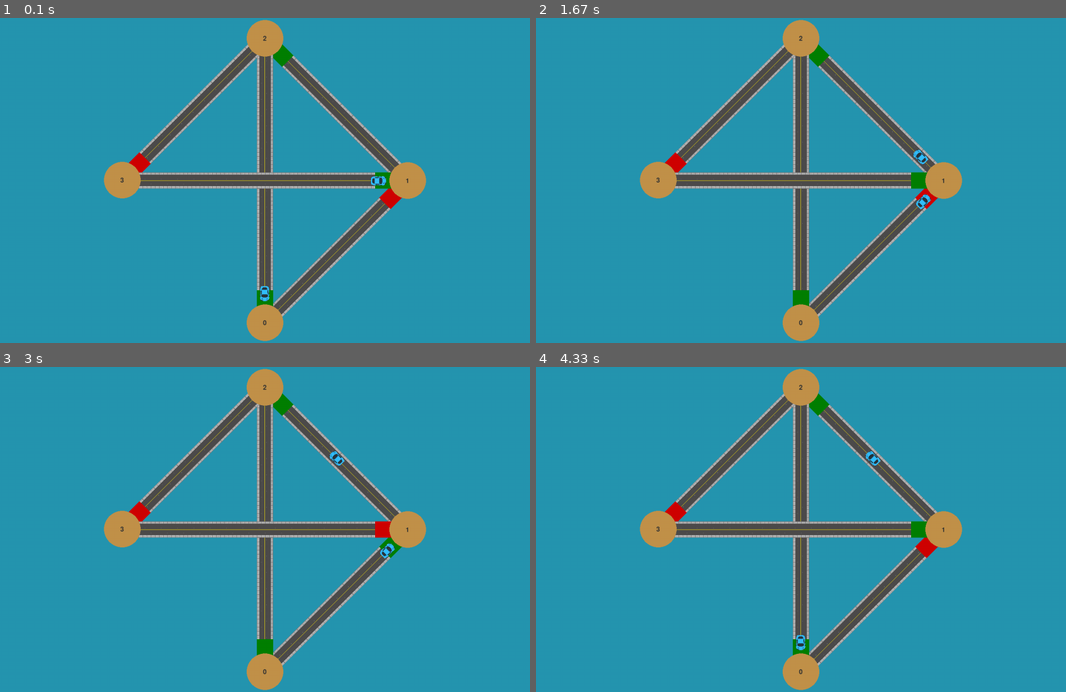
Above: before the commit, frames 1-4 (two rows, left to right).
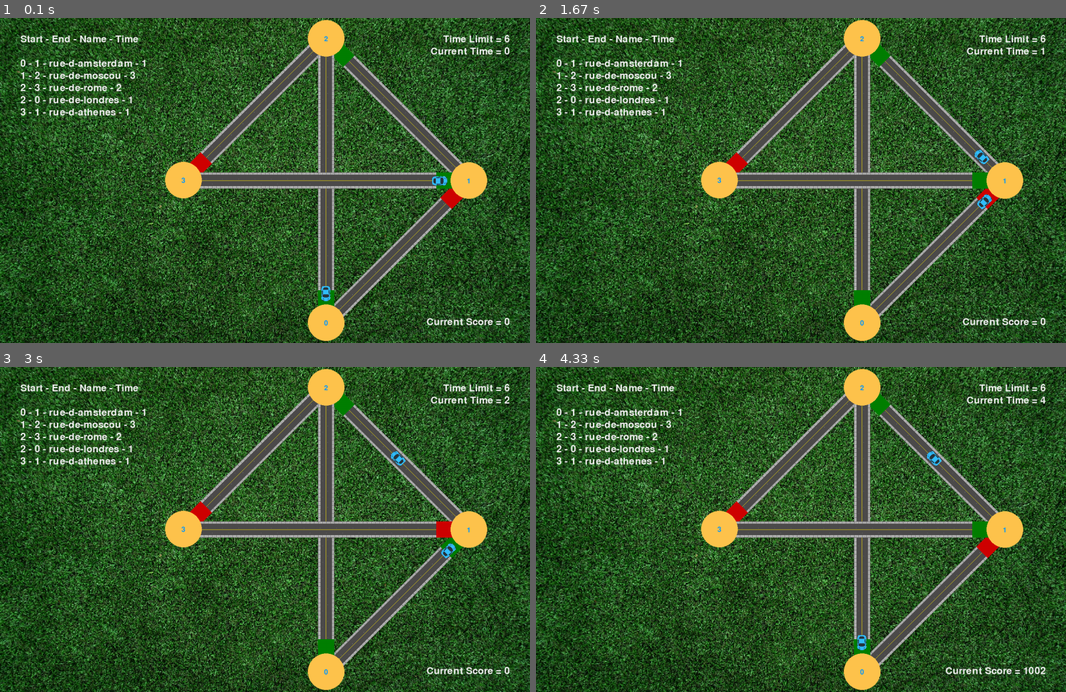
Above: after the commit, the same moments.

Repository: fernandorego/feup-iart-traffic-signaling
Game: pygame game, started from traffic_signaling/src/main.py
Two runs of this game, one before a commit and one after it. Both use one fixed random seed, a clock stepped at 60 frames per second and the inputs below.
Inputs:
- Up to frame 1 (0.1 s): no input
- Up to frame 2 (1.67 s): no input
- Up to frame 3 (3 s): no input
- Up to frame 4 (4.33 s): no input

The runs differ from the first frame. In frame 1, 98% of the frame differs, in the area x 0-100%, y 0-100%; in frame 2, 98%; in frame 3, 98%; in frame 4, 98%.

Commit message:
Add background image and change colors

Diff:
--- a/traffic_signaling/src/controller/city_controller.py
+++ b/traffic_signaling/src/controller/city_controller.py
@@ -6,7 +6,8 @@
 from model.schedule import Schedule
 from view.city_viewer import CityViewer
 
-BG_COLOR = (37, 150, 176)
+BG_COLOR = (50, 220, 230)
+BG_IMAGE = '../asset/img/grass.jpg'
 MARGIN_OFFSET = 50
 
 
@@ -20,12 +21,12 @@
         self.window_size = window_size
         self.set_intersection_pos()
 
-    def set_schedule(self, schedule):
+    def set_schedule(self, schedule: Schedule):
         self.schedule = schedule
 
     def set_intersection_pos(self) -> None:
         intersections_no = len(self.city.intersections)
-        center = (self.window_size[0] / 2, self.window_size[1] / 2)
+        center = ((self.window_size[0] + 300) / 2, self.window_size[1] / 2)
         radius = self.window_size[1] / 2 - MARGIN_OFFSET
         angle = 0
         rotation_angle = (2 * math.pi) / intersections_no
@@ -54,6 +55,7 @@
             street_queue[car_path[car.id][0].id].append(car.id)
             next_analysed_time[car.id] = 0
 
+        score = 0
         for current_time in range(self.city.duration + 1):
             crossed_intersections = []
             scheduled_removals = []
@@ -84,6 +86,7 @@
 
                 if len(car_path[car_id]) == 0:
                     scheduled_removals.append(car_id)
+                    score += self.city.car_value + self.city.duration - next_time
                 else:
                     next_street = car_path[car_id][0]
                     next_time = current_time + next_street.length
@@ -92,13 +95,17 @@
             for car_id in scheduled_removals:
                 del car_path[car_id]
 
-            self.draw(green_lights_streets, cars_position)
+            self.draw(green_lights_streets, cars_position, current_time, score)
 
             sleep(1)
 
-    def draw(self, green_lights, cars_position):
-        self.window.fill(BG_COLOR)
+    def draw(self, green_lights, cars_position, current_time, score):
+        bg = pygame.transform.scale(
+            pygame.image.load(BG_IMAGE), self.window_size)
+        self.window.blit(bg, (0, 0))
 
         self.city_viewer.draw(self.window, green_lights, cars_position)
 
+        self.city_viewer.draw_infos(self.window, current_time, score)
+
         pygame.display.flip()
--- a/traffic_signaling/src/view/city_viewer.py
+++ b/traffic_signaling/src/view/city_viewer.py
@@ -2,10 +2,12 @@
 from math import atan2, degrees, radians, cos, sin, dist
 from model.city import City
 
-INTERSECTION_COLOR = (194, 146, 74)
+INTERSECTION_COLOR = (255, 196, 77)
 INTERSECTION_SIZE = 45
-FONT_SIZE = 24
-TEXT_COLOR = (50, 50, 50)
+NODES_FONT_SIZE = 25
+FONT_SIZE = 35
+TEXT_COLOR = (240, 240, 240)
+ID_COLOR = (0, 150, 255)
 BLOCKSIZE = 40
 CAR_LEN = 40
 CAR_WIDTH = 30
@@ -50,7 +52,7 @@
                 if info[0] == street[0]:
                     self.draw_car(window, street, info[1])
 
-        font = pygame.font.SysFont(None, FONT_SIZE)
+        font = pygame.font.SysFont(None, NODES_FONT_SIZE)
 
         for id, intersection in self.city.intersections.items():
             self.draw_intersection(window, id, intersection, font)
@@ -111,9 +113,43 @@
     def draw_intersection(self, window, id, intersection, font):
         pygame.draw.circle(window, INTERSECTION_COLOR,
                            intersection.get_pos(), INTERSECTION_SIZE)
-        img = font.render(str(id), True, TEXT_COLOR)
+        img = font.render(str(id), True, ID_COLOR)
         pos = intersection.get_pos()
         window.blit(img, (pos[0] - 5, pos[1] - 7))
+
+    def draw_infos(self, window, current_time, score):
+        window_width, window_height = window.get_size()
+        font = pygame.font.SysFont(None, FONT_SIZE)
+        self.draw_time(font, window, window_width, current_time)
+        self.draw_streets_info(font, window)
+        self.draw_score(font, window, window_width, window_height, score)
+
+    def draw_time(self, font, window, window_width, current_time):
+        img = font.render("Time Limit = " +
+                          str(self.city.duration), True, TEXT_COLOR)
+        window.blit(img, (window_width - img.get_size()[0] - 50, 40))
+
+        img = font.render("Current Time = " +
+                          str(current_time), True, TEXT_COLOR)
+        window.blit(img, (window_width - img.get_size()[0] - 50, 70))
+
+    def draw_streets_info(self, font, window):
+        img = font.render("Start - End - Name - Time",
+                          True, TEXT_COLOR)
+        window.blit(img, (50, 40))
+
+        height = 100
+        for street in self.streets:
+            img = font.render(str(street[1]) + " - " + str(street[2]) + " - " + street[3] + " - " + str(street[4]),
+                              True, TEXT_COLOR)
+            window.blit(img, (50, height))
+            height += 30
+
+    def draw_score(self, font, window, window_width, window_height, score):
+        img = font.render("Current Score = " +
+                          str(score), True, TEXT_COLOR)
+        window.blit(img, (window_width - img.get_size()[0] - 50,
+                          window_height - img.get_size()[1] - 40))
 
     def load_blocks(self, angle):
         green_block = pygame.image.load(GREEN_LIGHT_IMAGE).convert_alpha()
Binary file added: traffic_signaling/asset/img/grass.jpg
Binary file added: traffic_signaling/asset/img/grass1.jpg
